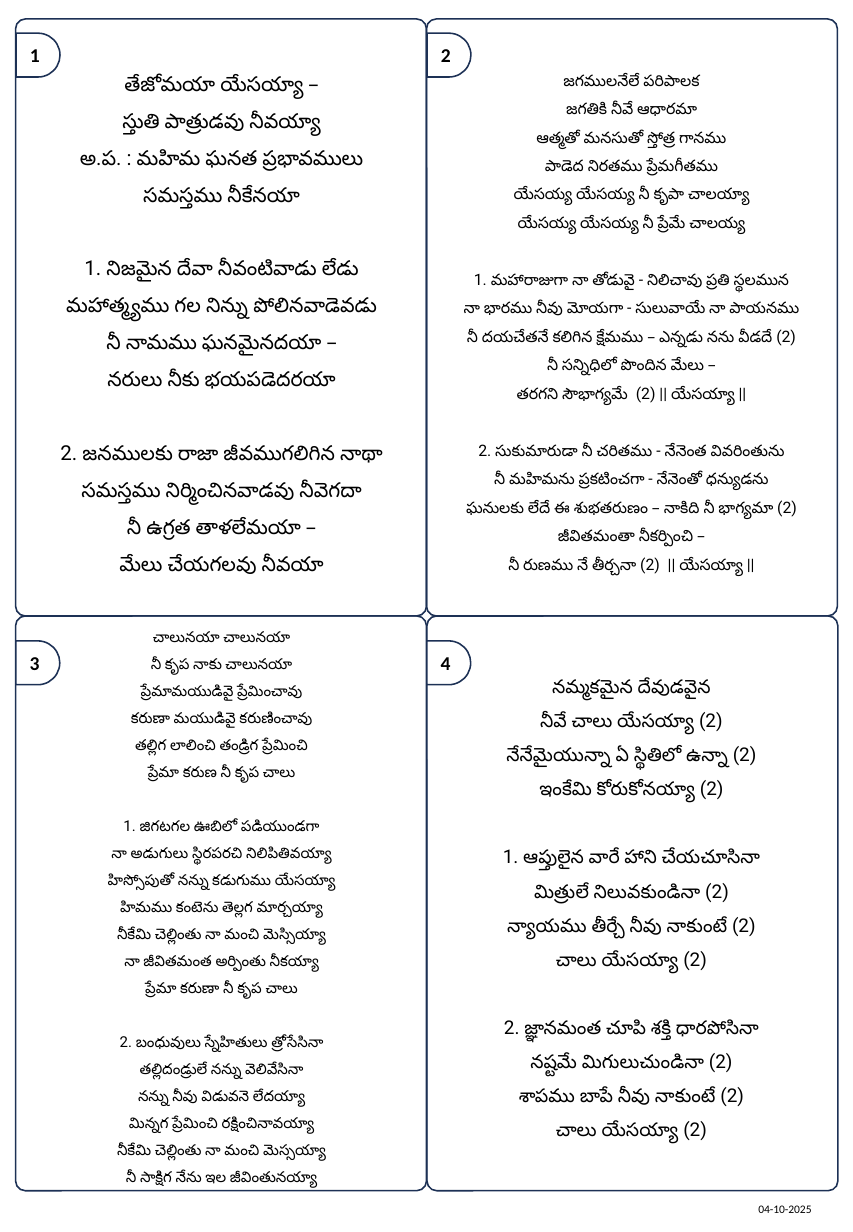
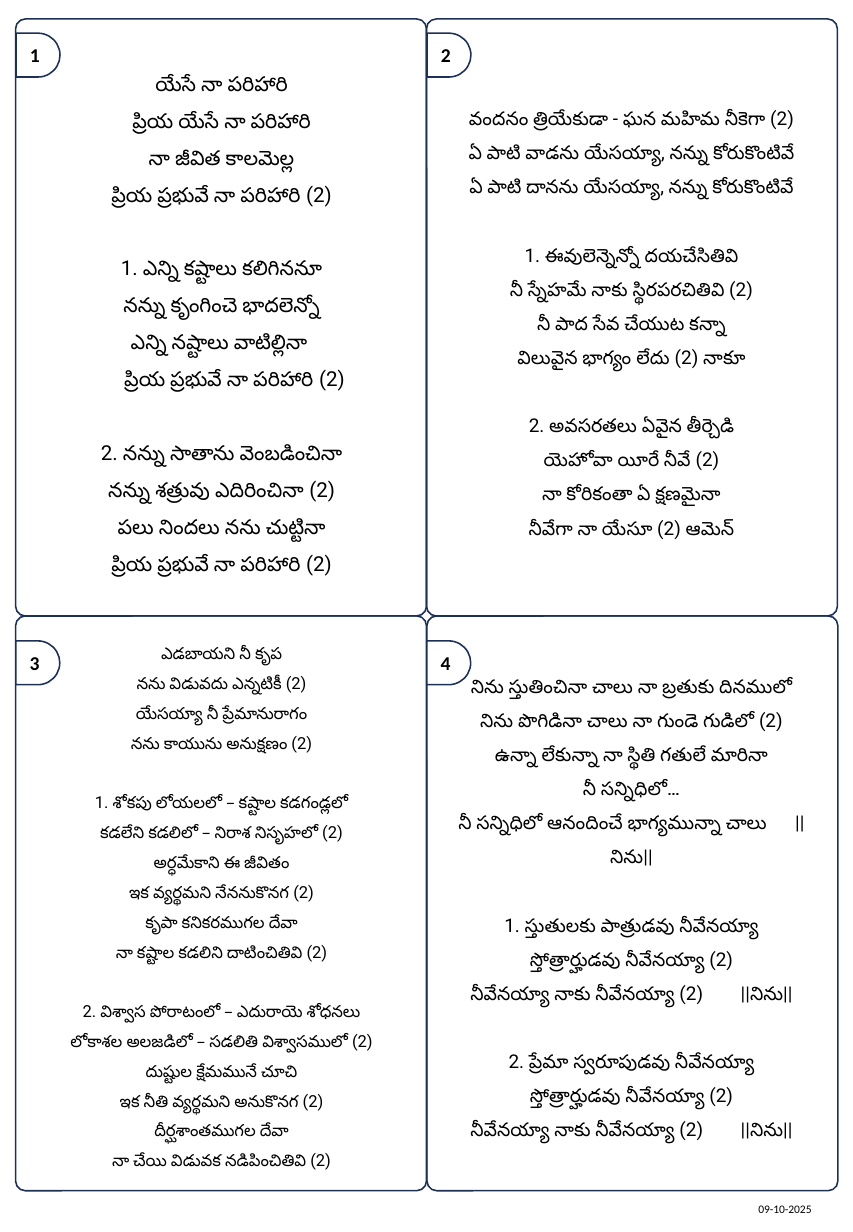
Before and after one commit to venu-webdev/songsDb, a slide deck: slide 1 of songsTemplate.pptx. Drawn at 853x1232 pixels with LibreOffice and Linux fonts; fonts in the diff are those of the drawing. Boxes give left, top, right and bottom in pixels: in the first picture for what was removed or moved away, otherwise in the second. Text is boxed around its words. In the diff, an @@ line names an element or a change of style, - is before the commit and + after.

```diff
--- a/songsTemplate.pptx
+++ b/songsTemplate.pptx
@@ text at (x1=101, y1=75, x2=345, y2=577): text changed @@
-తేజోమయా యేసయ్యా –
-స్తుతి పాత్రుడవు నీవయ్యా
-అ.ప. : మహిమ ఘనత ప్రభావములు
-సమస్తము నీకేనయా
-1. నిజమైన దేవా నీవంటివాడు లేడు
-మహాత్మ్యము గల నిన్ను పోలినవాడెవడు
-నీ నామము ఘనమైనదయా –
-నరులు నీకు భయపడెదరయా
-2. జనములకు రాజా జీవముగలిగిన నాథా
-సమస్తము నిర్మించినవాడవు నీవెగదా
-నీ ఉగ్రత తాళలేమయా –
-మేలు చేయగలవు నీవయా
+యేసే నా పరిహారి
+ప్రియ యేసే నా పరిహారి
+నా జీవిత కాలమెల్ల
+ప్రియ ప్రభువే నా పరిహారి (2)
+1. ఎన్ని కష్టాలు కలిగిననూ
+నన్ను కృంగించె భాదలెన్నో
+ఎన్ని నష్టాలు వాటిల్లినా
+ప్రియ ప్రభువే నా పరిహారి (2)
+2. నన్ను సాతాను వెంబడించినా
+నన్ను శత్రువు ఎదిరించినా (2)
+పలు నిందలు నను చుట్టినా
+ప్రియ ప్రభువే నా పరిహారి (2)
@@ text at (x1=469, y1=110, x2=794, y2=539): text changed; size 10 to 12 pt @@
-జగములనేలే పరిపాలక
-జగతికి నీవే ఆధారమా
-ఆత్మతో మనసుతో స్తోత్ర గానము
-పాడెద నిరతము ప్రేమగీతము
-యేసయ్య యేసయ్య నీ కృపా చాలయ్యా
-యేసయ్య యేసయ్య నీ ప్రేమే చాలయ్య
-1. మహారాజుగా నా తోడువై - నిలిచావు ప్రతి స్థలమున
-నా భారము నీవు మోయగా - సులువాయే నా పాయనము
-నీ దయచేతనే కలిగిన క్షేమము – ఎన్నడు నను వీడదే (2)
-నీ సన్నిధిలో పొందిన మేలు –
-తరగని సౌభాగ్యమే (2) || యేసయ్యా ||
-2. సుకుమారుడా నీ చరితము - నేనెంత వివరింతును
-నీ మహిమను ప్రకటించగా - నేనెంతో ధన్యుడను
-ఘనులకు లేదే ఈ శుభతరుణం – నాకిది నీ భాగ్యమా (2)
-జీవితమంతా నీకర్పించి –
-నీ రుణము నే తీర్చనా (2) || యేసయ్యా ||
+వందనం త్రియేకుడా - ఘన మహిమ నీకెగా (2)
+ఏ పాటి వాడను యేసయ్యా, నన్ను కోరుకొంటివే
+ఏ పాటి దానను యేసయ్యా, నన్ను కోరుకొంటివే
+1. ఈవులెన్నెన్నో దయచేసితివి
+నీ స్నేహమే నాకు స్థిరపరచితివి (2)
+నీ పాద సేవ చేయుట కన్నా
+విలువైన భాగ్యం లేదు (2) నాకూ
+2. అవసరతలు ఏవైన తీర్చెడి
+యెహోవా యీరే నీవే (2)
+నా కోరికంతా ఏ క్షణమైనా
+నీవేగా నా యేసూ (2) ఆమెన్
@@ text at (x1=70, y1=648, x2=373, y2=1170): text changed; size 9.5 to 10.5 pt @@
-చాలునయా చాలునయా
-నీ కృప నాకు చాలునయా
-ప్రేమామయుడివై ప్రేమించావు
-కరుణా మయుడివై కరుణించావు
-తల్లిగ లాలించి తండ్రిగ ప్రేమించి
-ప్రేమా కరుణ నీ కృప చాలు
-1. జిగటగల ఊబిలో పడియుండగా
-నా అడుగులు స్థిరపరచి నిలిపితివయ్యా
-హిస్సోపుతో నన్ను కడుగుము యేసయ్యా
-హిమము కంటెను తెల్లగ మార్చయ్యా
-నీకేమి చెల్లింతు నా మంచి మెస్సియ్యా
-నా జీవితమంత అర్పింతు నీకయ్యా
-ప్రేమా కరుణా నీ కృప చాలు
-2. బంధువులు స్నేహితులు త్రోసేసినా
-తల్లిదండ్రులే నన్ను వెలివేసినా
-నన్ను నీవు విడువనె లేదయ్యా
-మిన్నగ ప్రేమించి రక్షించినావయ్యా
-నీకేమి చెల్లింతు నా మంచి మెస్సయ్యా
-నీ సాక్షిగ నేను ఇల జీవింతునయ్యా
+ఎడబాయని నీ కృప
+నను విడువదు ఎన్నటికీ (2)
+యేసయ్యా నీ ప్రేమానురాగం
+నను కాయును అనుక్షణం (2)
+1. శోకపు లోయలలో – కష్టాల కడగండ్లలో
+కడలేని కడలిలో – నిరాశ నిసృహలో (2)
+అర్ధమేకాని ఈ జీవితం
+ఇక వ్యర్థమని నేననుకొనగ (2)
+కృపా కనికరముగల దేవా
+నా కష్టాల కడలిని దాటించితివి (2)
+2. విశ్వాస పోరాటంలో – ఎదురాయె శోధనలు
+లోకాశల అలజడిలో – సడలితి విశ్వాసములో (2)
+దుష్టుల క్షేమమునే చూచి
+ఇక నీతి వ్యర్థమని అనుకొనగ (2)
+దీర్ఘశాంతముగల దేవా
+నా చేయి విడువక నడిపించితివి (2)
@@ text at (x1=458, y1=679, x2=793, y2=1144): text changed @@
-నమ్మకమైన దేవుడవైన
-నీవే చాలు యేసయ్యా (2)
-నేనేమైయున్నా ఏ స్థితిలో ఉన్నా (2)
-ఇంకేమి కోరుకోనయ్యా (2)
-1. ఆప్తులైన వారే హాని చేయచూసినా
-మిత్రులే నిలువకుండినా (2)
-న్యాయము తీర్చే నీవు నాకుంటే (2)
-చాలు యేసయ్యా (2)
-2. జ్ఞానమంత చూపి శక్తి ధారపోసినా
-నష్టమే మిగులుచుండినా (2)
-శాపము బాపే నీవు నాకుంటే (2)
-చాలు యేసయ్యా (2)
+నిను స్తుతించినా చాలు నా బ్రతుకు దినములో
+నిను పొగిడినా చాలు నా గుండె గుడిలో (2)
+ఉన్నా లేకున్నా నా స్థితి గతులే మారినా
+నీ సన్నిధిలో…
+నీ సన్నిధిలో ఆనందించే భాగ్యమున్నా చాలు ||నిను||
+1. స్తుతులకు పాత్రుడవు నీవేనయ్యా
+స్తోత్రార్హుడవు నీవేనయ్యా (2)
+నీవేనయ్యా నాకు నీవేనయ్యా (2) ||నిను||
+2. ప్రేమా స్వరూపుడవు నీవేనయ్యా
+స్తోత్రార్హుడవు నీవేనయ్యా (2)
+నీవేనయ్యా నాకు నీవేనయ్యా (2) ||నిను||
@@ text at (x1=758, y1=1205, x2=811, y2=1213): text changed @@
-04-10-2025
+09-10-2025
```
Also in this commit, not shown: 1 other slide changed, 4 other files.
